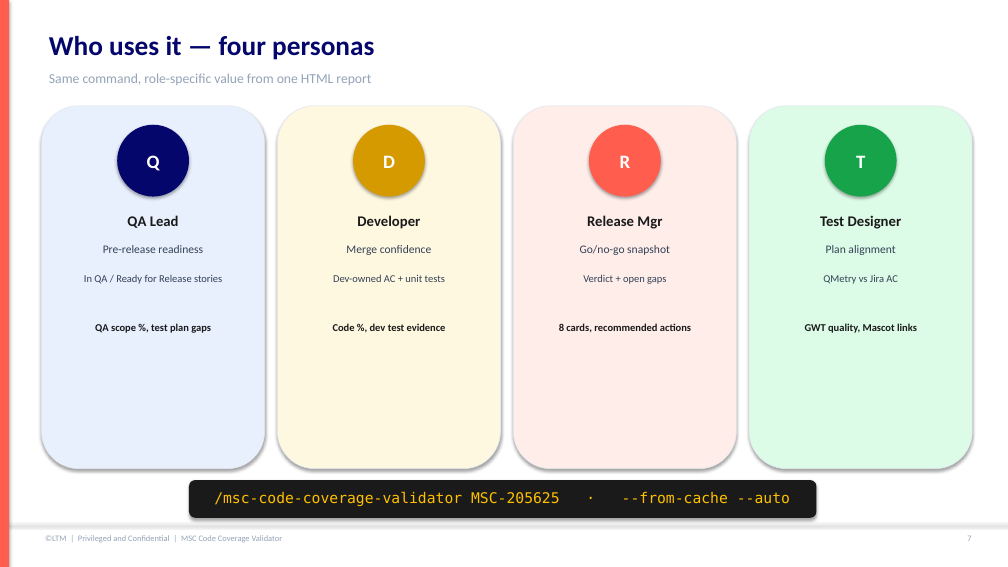
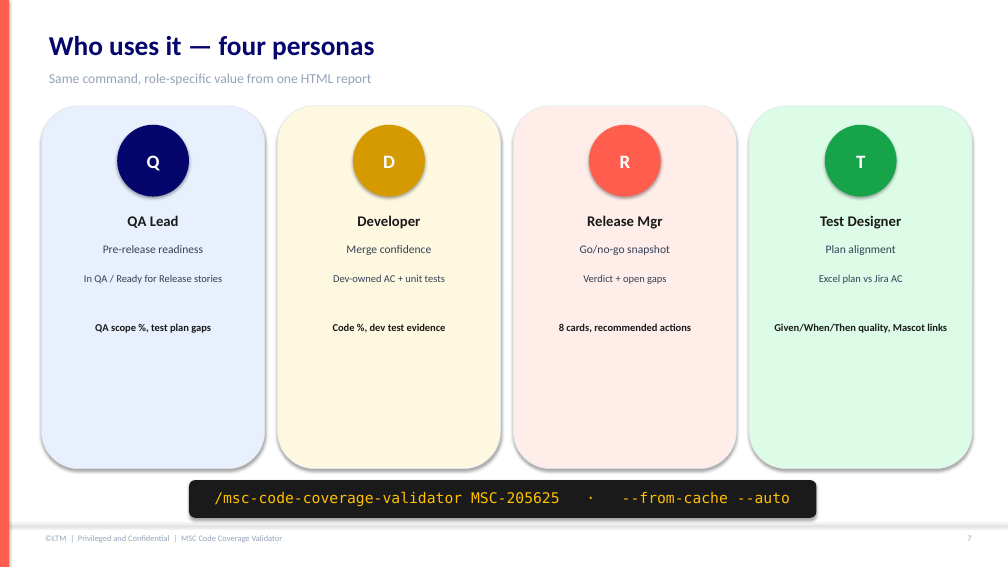
Before and after one commit to mgunjal11/pegasus-qa-agents-lab-copy, a slide deck: slide 8 of docs/MSC-Code-Coverage-Validator-Guide.pptx. Drawn at 1008x567 pixels with LibreOffice and Linux fonts; fonts in the diff are those of the drawing. Boxes give left, top, right and bottom in pixels: in the first picture for what was removed or moved away, otherwise in the second. Text is boxed around its words. In the diff, an @@ line names an element or a change of style, - is before the commit and + after.

```diff
--- a/docs/MSC-Code-Coverage-Validator-Guide.pptx
+++ b/docs/MSC-Code-Coverage-Validator-Guide.pptx
@@ text at bbox=[819, 275, 903, 284]: text changed @@
-QMetry vs Jira AC
+Excel plan vs Jira AC
@@ text at bbox=[774, 323, 947, 333]: text changed @@
-GWT quality, Mascot links
+Given/When/Then quality, Mascot links
```
Also in this commit, not shown: 15 other slides changed, 1 slide added, 13 other files.
